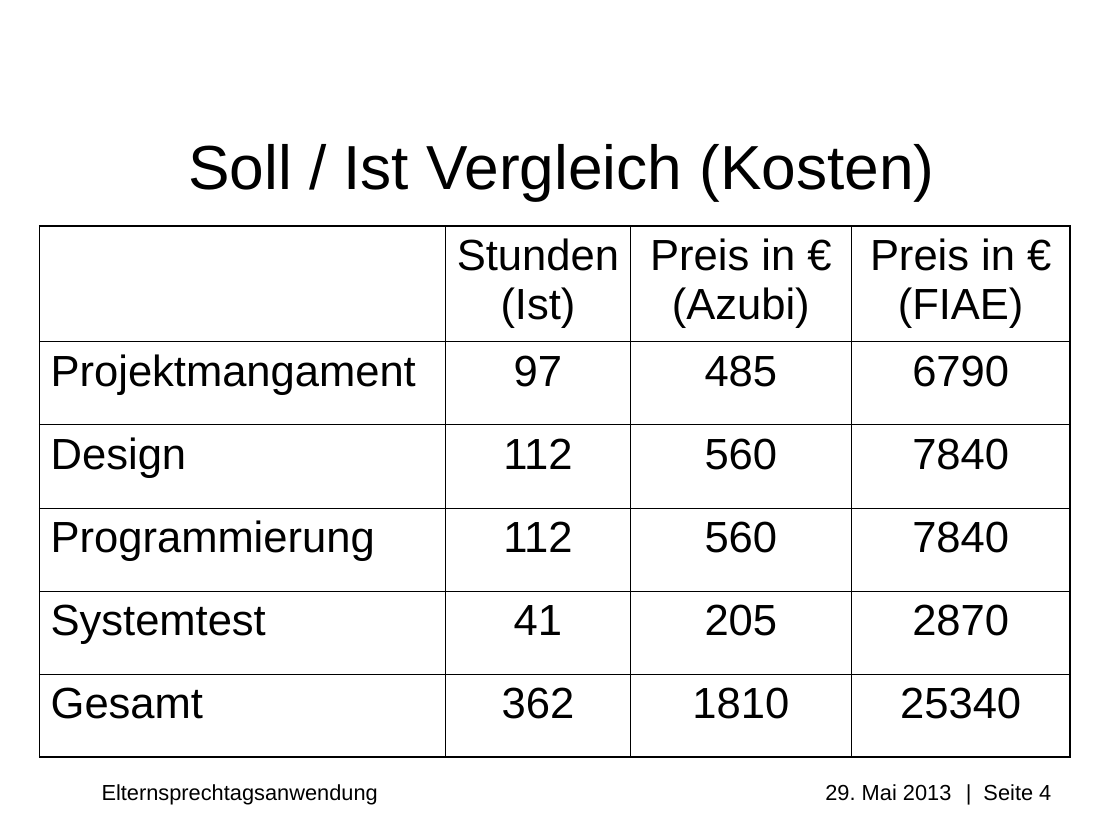
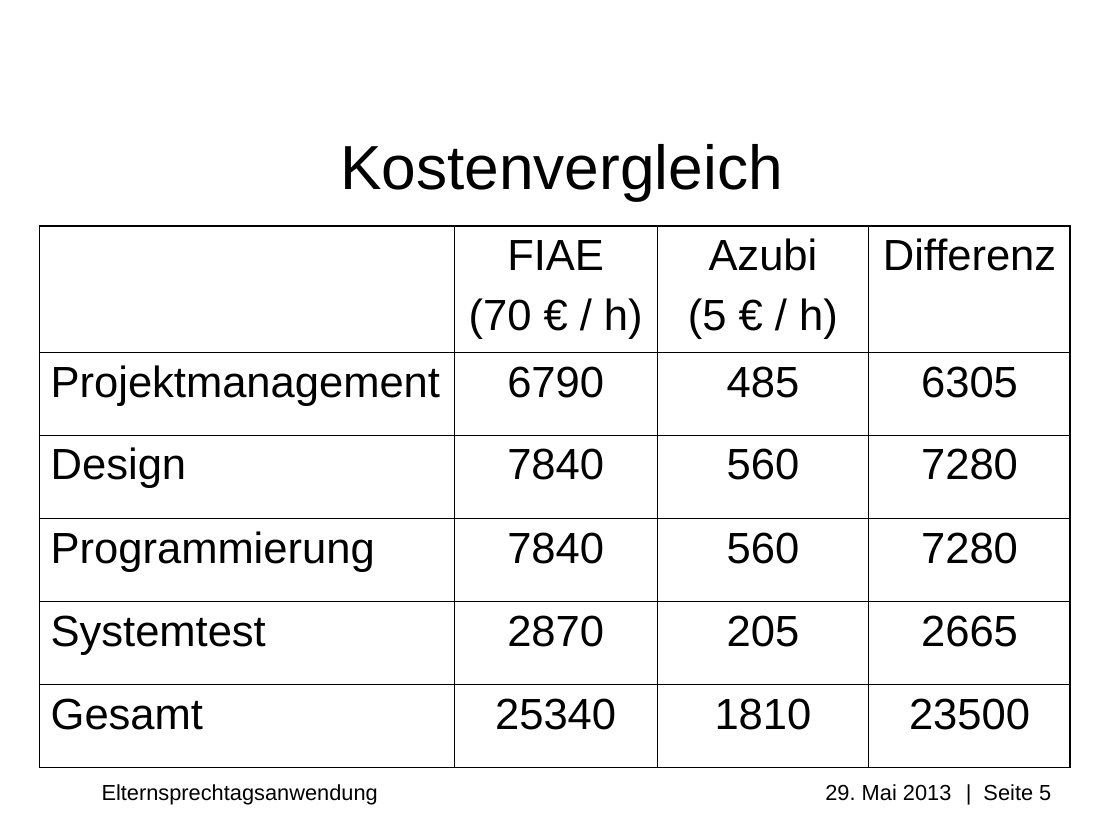
Before and after one commit to Professi/esta, a slide deck: slide 5 of docs/Praesentation/Elternsprechtagsanwendung(ESTA)_pre_alpha_0.0.0.1.ppt (slide 4 before the commit). Drawn at 1120x840 pixels with LibreOffice and Linux fonts; fonts in the diff are those of the drawing; background and template pictures are left out. Boxes give left, top, right and bottom in pixels: in the first picture for what was removed or moved away, otherwise in the second. Text is boxed around its words. In the diff, an @@ line names an element or a change of style, - is before the commit and + after.

Commit message:
#Update Präsentation

```diff
--- a/docs/Praesentation/Elternsprechtagsanwendung(ESTA)_pre_alpha_0.0.0.1.ppt
+++ b/docs/Praesentation/Elternsprechtagsanwendung(ESTA)_pre_alpha_0.0.0.1.ppt
@@ title at [340, 144, 782, 200]: text changed @@
-Soll / Ist Vergleich (Kosten)
+Kostenvergleich
@@ table at [39, 226, 1070, 767] @@
-row 1:  | Stunden(Ist) | Preis in € (Azubi) | Preis in € (FIAE)
+row 1:  | FIAE / (70 € / h) | Azubi / (5 € / h) | Differenz
-row 2: Projektmangament | 97 | 485 | 6790
+row 2: Projektmanagement | 6790 | 485 | 6305
-row 3, column 2: 112
+row 3, column 2: 7840
-row 3, column 4: 7840
+row 3, column 4: 7280
-row 4, column 2: 112
+row 4, column 2: 7840
-row 4, column 4: 7840
+row 4, column 4: 7280
-row 5, column 2: 41
+row 5, column 2: 2870
-row 5, column 4: 2870
+row 5, column 4: 2665
-row 6, column 2: 362
+row 6, column 2: 25340
-row 6, column 4: 25340
+row 6, column 4: 23500
@@ text at [102, 784, 1051, 805]: text changed @@
-Elternsprechtagsanwendung 29. Mai 2013 | Seite 4
+Elternsprechtagsanwendung 29. Mai 2013 | Seite 5
```
Also in this commit, not shown: 2 other slides changed, 2 slides added, 1 slide removed, 4 other files.
